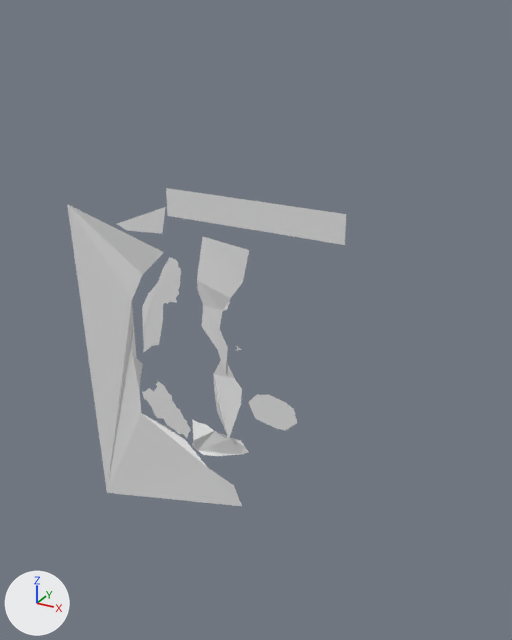
What one commit did to the Blender file source-assets/mesh.blend.
Rendered twice from a 50 mm camera at (1184.0, -2018.0, 1140.0) aimed at (56.0, 32.0, 115.0). The axes (+X, +Y, +Z) are drawn at lower left. The lights are the same throughout.
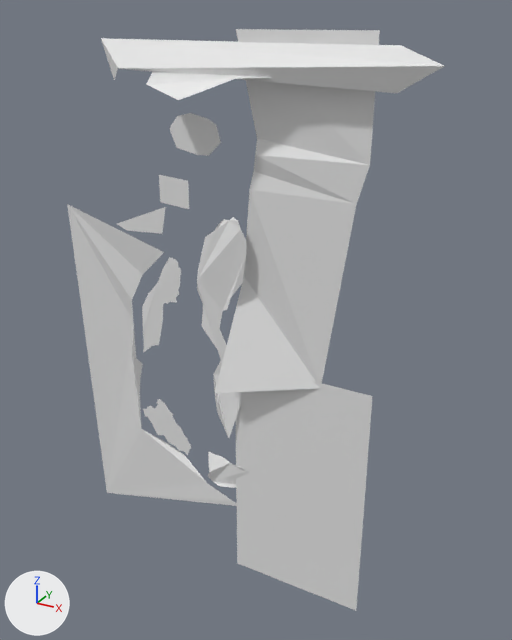
What changed in the scene script:
```text
Change me_plane_009:
    used by ob_plane_007; location = (-98.0, 0.0, 169.0); rotation_euler = (1.571, 0.0, 0.0), in degrees (90, 0, 0)
    remove me_plane_009.from_pydata(...)  # 16 vertices, 1 face; spans x -79.0..148.0, y -299.0..237.0, z -9.0..8.0
    add me_plane_009.from_pydata(...)  # 25 vertices, 1 face; spans x -79.0..142.0, y -299.0..320.0, z -18.0..17.0
    me_plane_009 part 1
    1 face is deleted
    2 vertices move from x -43.0..148.0, y 217.0..237.0, z -2.0..3.0 to x -31.0..141.0, y 205.0..236.0, z 1.0..12.0
    9 vertices are added at x -7.0..142.0, y 252.0..320.0, z -18.0..17.0
    1 new face joins them
Change me_plane_007:
    where me_plane_007.from_pydata(...)  # 16 vertices, 1 face; spans x -134.0..638.0, y -1067.0..282.0, z -20.0..23.0
    used by ob_plane_005; location = (-627.0, 0.0, 164.0); rotation_euler = (1.571, 0.0, 0.0), in degrees (90, 0, 0)
    before: 0 (156.0, -569.0, 4.0) at pixel (141, 412), 5 (598.0, -778.0, 1.0) at pixel (233, 485), 7 (475.0, -736.0, -1.0) at pixel (207, 467), 8 (355.0, -649.0, -20.0) at pixel (184, 439), 9 (283.0, -605.0, -4.0) at pixel (167, 427)
    me_plane_007 part 2
    add for i in [0, 5, 7, 8, 9]: me_plane_007.vertices[i].co += Vector((-5.0, -79.0, 0.0))
Change me_plane_013:
    where me_plane_013.from_pydata(...)  # 4 vertices, 1 face; spans x -50.0..630.0, y -55.0..50.0, z 0.0
    used by ob_plane_009; location = (-237.0, 0.0, 511.0); rotation_euler = (1.571, 0.0, 0.0), in degrees (90, 0, 0)
    me_plane_013 part 3
    me_plane_013.vertices[1].co: (630.0, -55.0, 0.0) -> (74.0, -60.0, 0.0)  # pixel (344, 245) -> pixel (189, 209)
    me_plane_013.vertices[3].co: (630.0, 45.0, 0.0) -> (74.0, 40.0, 0.0)  # pixel (346, 214) -> pixel (188, 181)
Add me_plane_022:
    me_plane_022.from_pydata([(-634.0, 31.0, 30.0), (500.0, 120.0, 83.0), (-702.0, 163.0, 0.0), (353.0, 163.0, 0.0), (-275.0, 1.0, 171.0), (-117.0, 65.0, 98.0), (42.0, 73.0, 57.0), (369.0, 44.0, 55.0), (-574.0, 76.0, 78.0), (-468.0, 89.0, 12.0), (-406.0, 40.0, 154.0)], [], [(10, 4, 5), (0, 8, 7, 1, 3, 2), (8, 9, 6, 7), (9, 10, 5, 6)])
Add me_plane_021:
    me_plane_021.from_pydata([(-487.0, -50.0, 0.0), (50.0, -50.0, 0.0), (-487.0, 910.0, 0.0), (50.0, 910.0, 0.0)], [], [(0, 1, 3, 2)])
Add me_plane_020:
    me_plane_020.from_pydata([(-249.0, -130.0, 88.0), (135.0, -50.0, 0.0), (-147.0, 620.0, 1.0), (228.0, 617.0, 0.0), (-122.0, 736.0, 7.0), (263.0, 740.0, 0.0), (-192.0, 1108.0, 3.0), (266.0, 1110.0, 0.0), (-198.0, 292.0, -46.0), (-137.0, 679.0, -9.0), (-129.0, 783.0, -19.0)], [], [(0, 1, 3, 2, 8), (2, 3, 5, 4, 9), (4, 5, 7, 6, 10)])
Change ob_plane_001:
    ob_plane_001.location: (145.0, 0.0, -226.0) -> (-158.0, 0.0, 753.0)
Change ob_plane_003:
    ob_plane_003.location: (-116.0, 0.0, -434.0) -> (-44.0, 0.0, -562.0)
Change ob_plane_004:
    ob_plane_004.location: (-342.0, 0.0, -344.0) -> (-343.0, 0.0, -426.0)
Change ob_plane_009:
    ob_plane_009.location: (-237.0, 0.0, 511.0) -> (-266.0, 0.0, 557.0)
Add ob_plane_011:
    ob_plane_011 = bpy.data.objects.new('Plane.011', me_plane_022)
    ob_plane_011.location = (176.0, 0.0, 884.0)
    ob_plane_011.rotation_euler = (1.571, 0.0, 0.0)  # degrees (90, 0, 0)
Add ob_plane_010:
    ob_plane_010 = bpy.data.objects.new('Plane.010', me_plane_021)
    ob_plane_010.location = (471.0, 0.0, -964.0)
    ob_plane_010.rotation_euler = (1.571, 0.0, 0.0)  # degrees (90, 0, 0)
Add ob_plane_006:
    ob_plane_006 = bpy.data.objects.new('Plane.006', me_plane_020)
    ob_plane_006.location = (197.0, 0.0, -25.0)
    ob_plane_006.rotation_euler = (1.571, 0.0, 0.0)  # degrees (90, 0, 0)
```

Where the change shows, as pixel boxes (x1, y1, x2, y2) in the pictures (512 x 640 px):
'Plane.006', added: after (215, 29, 380, 393)
'Plane.010', added: after (235, 381, 373, 610)
'Plane.005', reshaped: before (67, 204, 242, 506); after (67, 204, 241, 506)
'Plane.011', added: after (101, 38, 444, 100)
'Plane.009', reshaped, moved (83% narrower, 40% shorter): before (166, 188, 346, 245); after (159, 175, 189, 209)
'Plane.007', reshaped: before (197, 237, 249, 376); after (197, 217, 246, 363)
'Plane.001', moved: before (249, 394, 297, 431); after (169, 113, 221, 156)
'Plane.003', moved: before (192, 420, 249, 456); after (208, 451, 250, 488)
'Plane.004', moved: before (142, 381, 191, 438); after (143, 399, 191, 455)
